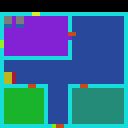
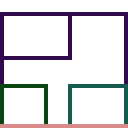
Two versions of the same layered image (128×128). Layer-by-layer changes:
showed "Ground Objects copy", painted on it over [left=0, top=12, right=128, bottom=128]
hid "Ground Objects", painted on it over [left=0, top=12, right=128, bottom=128]
hid "Floor" over [left=0, top=0, right=128, bottom=128]
